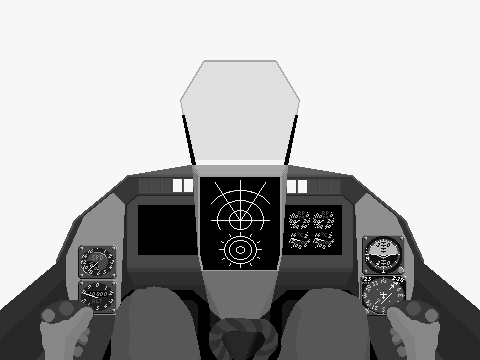
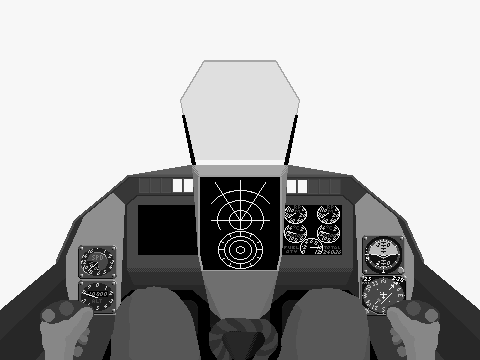
Two versions of the same layered image (480x360). Layer-by-layer changes:
painted on "Rafale_Frgr" over (218, 205, 341, 254)
painted on "Rafale_Bkgr" over (218, 205, 340, 269)
